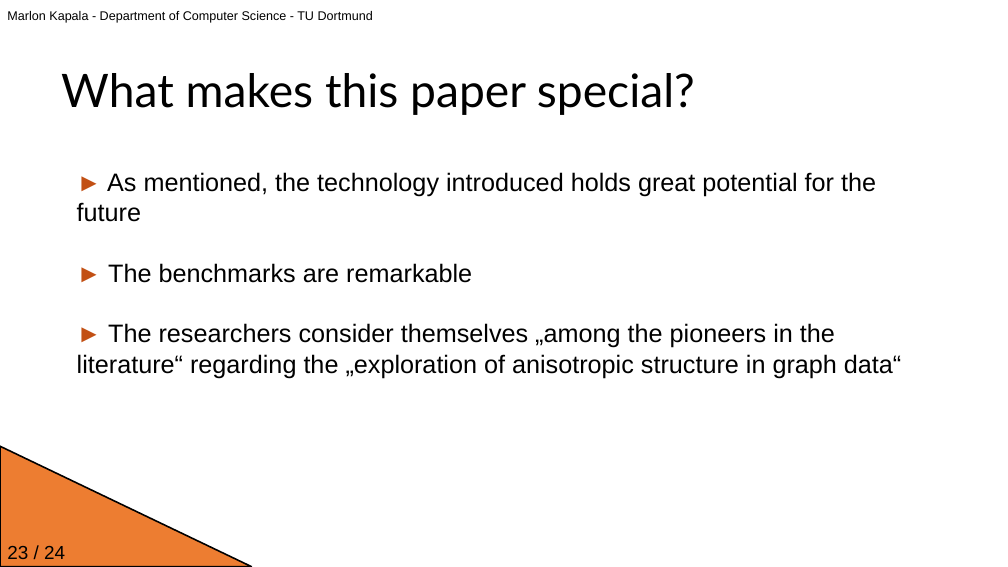
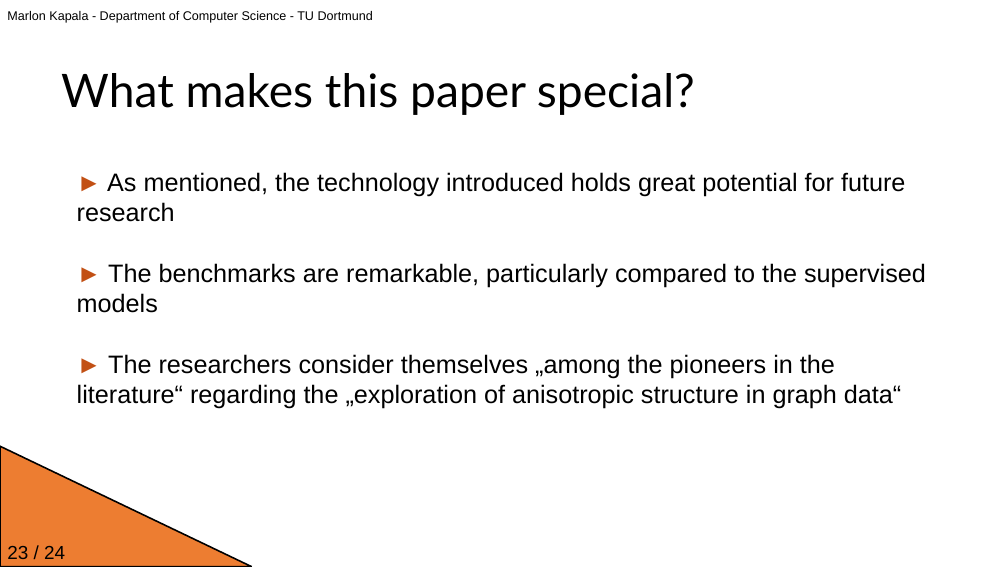
Before and after one commit to JavaLangMarlon/ddm-proseminar-tu-dortmund, a slide deck: slide 24 of presentation.pptx (slide 23 before the commit). Drawn at 1008x567 pixels with LibreOffice and Linux fonts; fonts in the diff are those of the drawing; background and template pictures are left out. Boxes give left, top, right and bottom in pixels: in the first picture for what was removed or moved away, otherwise in the second. Text is boxed around its words. In the diff, an @@ line names an element or a change of style, - is before the commit and + after.

```diff
--- a/presentation.pptx
+++ b/presentation.pptx
@@ text at bbox=[77, 172, 926, 313]: text changed @@
-► As mentioned, the technology introduced holds great potential for the future
-► The benchmarks are remarkable
+► As mentioned, the technology introduced holds great potential for future research
+► The benchmarks are remarkable, particularly compared to the supervised models
```
Also in this commit, not shown: 23 other slides changed, 1 slide added, 1 other file.
